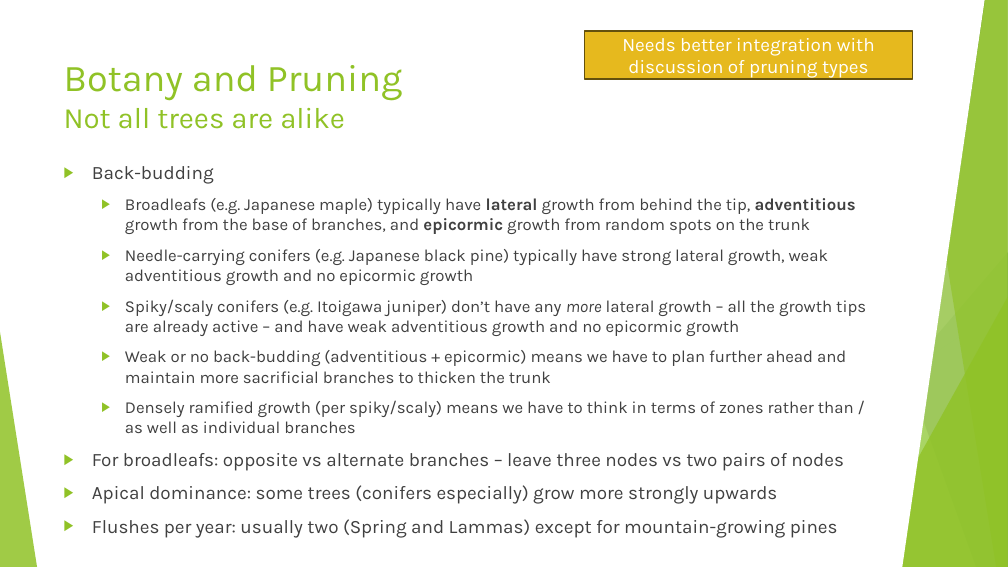
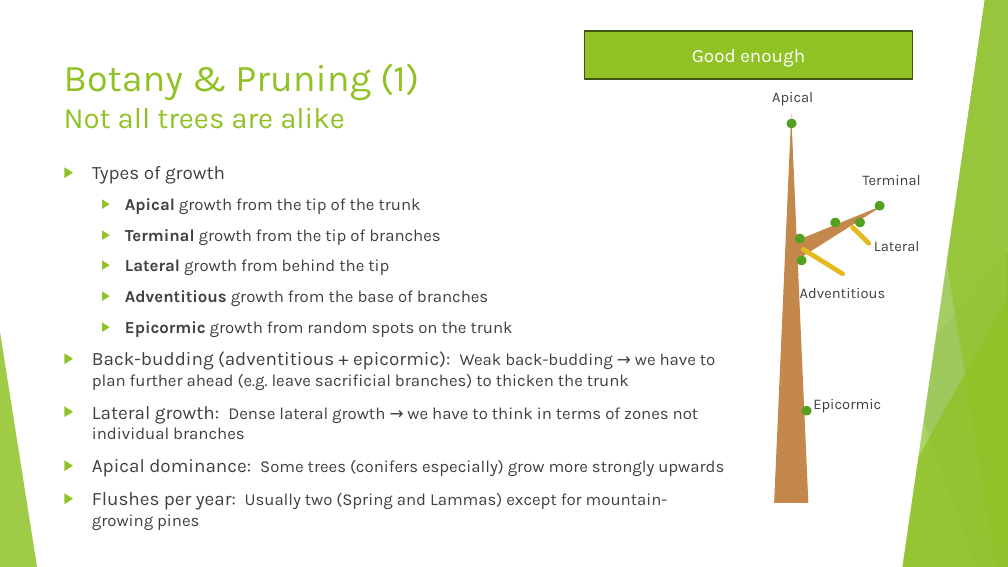
Before and after one commit to AlexLabram/Bonsai, a slide deck: slide 20 of Courseware/Bonsai On A Budget (running).pptx. Drawn at 1008x567 pixels with LibreOffice and Linux fonts; fonts in the diff are those of the drawing. Boxes give left, top, right and bottom in pixels: in the first picture for what was removed or moved away, otherwise in the second. Text is boxed around its words. In the diff, an @@ line names an element or a change of style, - is before the commit and + after.

Commit message:
Added "types of foliage" slide w. placeholder pics Split out "pruning needle-bearing" and "pruning spiky/scaly" slides Added stub "structural pruning" slide Started diagram for spiky/scaly but not yet finished

```diff
--- a/Courseware/Bonsai On A Budget (running).pptx
+++ b/Courseware/Bonsai On A Budget (running).pptx
@@ rectangle "Good enough" at [585, 31, 913, 79]: fill #E6B91E to #90C226; outline #65510D 1.5 pt to #3F5511 1.5 pt @@
@@ text in rectangle at [692, 49, 805, 67]: text changed @@
-Needs better integration with discussion of pruning types
+Good enough
@@ title at [64, 63, 419, 129]: text changed @@
-Botany and Pruning
-Not all trees are alike
+Botany & Pruning (1)
+Not all trees are alike
@@ text at [92, 166, 724, 530]: text changed @@
-▶ Back-budding
-  ▶ Broadleafs (e.g. Japanese maple) typically have lateral growth from behind the tip, adventitious growth from the base of branches, and epicormic growth from random spots on the trunk
-  ▶ Needle-carrying conifers (e.g. Japanese black pine) typically have strong lateral growth, weak adventitious growth and no epicormic growth
-  ▶ Spiky/scaly conifers (e.g. Itoigawa juniper) don’t have any more lateral growth – all the growth tips are already active – and have weak adventitious growth and no epicormic growth
-  ▶ Weak or no back-budding (adventitious + epicormic) means we have to plan further ahead and maintain more sacrificial branches to thicken the trunk
-  ▶ Densely ramified growth (per spiky/scaly) means we have to think in terms of zones rather than / as well as individual branches
-▶ For broadleafs: opposite vs alternate branches – leave three nodes vs two pairs of nodes
-▶ Apical dominance: some trees (conifers especially) grow more strongly upwards
-▶ Flushes per year: usually two (Spring and Lammas) except for mountain-growing pines
+▶ Types of growth
+  ▶ Apical growth from the tip of the trunk
+  ▶ Terminal growth from the tip of branches
+  ▶ Lateral growth from behind the tip
+  ▶ Adventitious growth from the base of branches
+  ▶ Epicormic growth from random spots on the trunk
+▶ Back-budding (adventitious + epicormic): Weak back-budding → we have to plan further ahead (e.g. leave sacrificial branches) to thicken the trunk
+▶ Lateral growth: Dense lateral growth → we have to think in terms of zones not individual branches
+▶ Apical dominance: Some trees (conifers especially) grow more strongly upwards
+▶ Flushes per year: Usually two (Spring and Lammas) except for mountain-growing pines
@@ group added at [772, 92, 920, 503]: 7 ellipses, 5 texts, 2 triangles, 2 lines @@
+Apical
+Terminal
+Lateral
+Adventitious
+Epicormic
```
Also in this commit, not shown: 6 other slides changed, 3 slides added, 3 other files.
